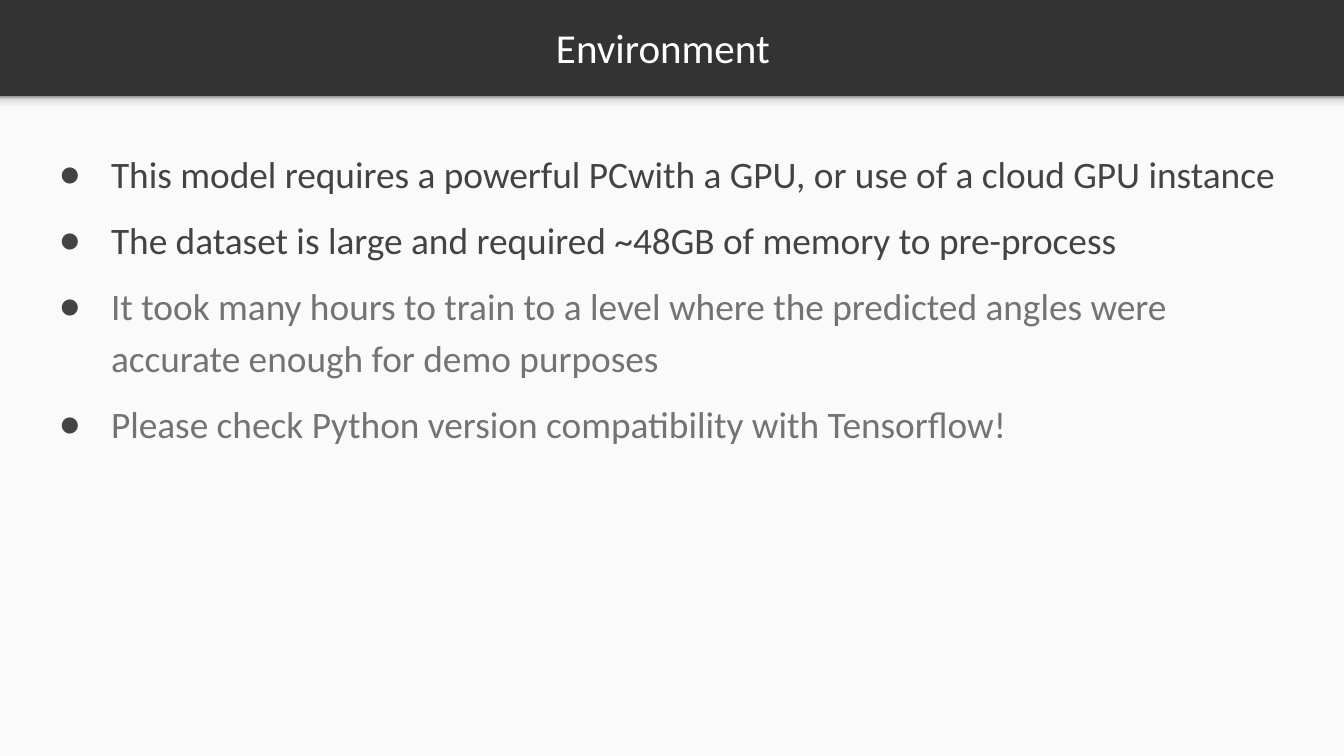
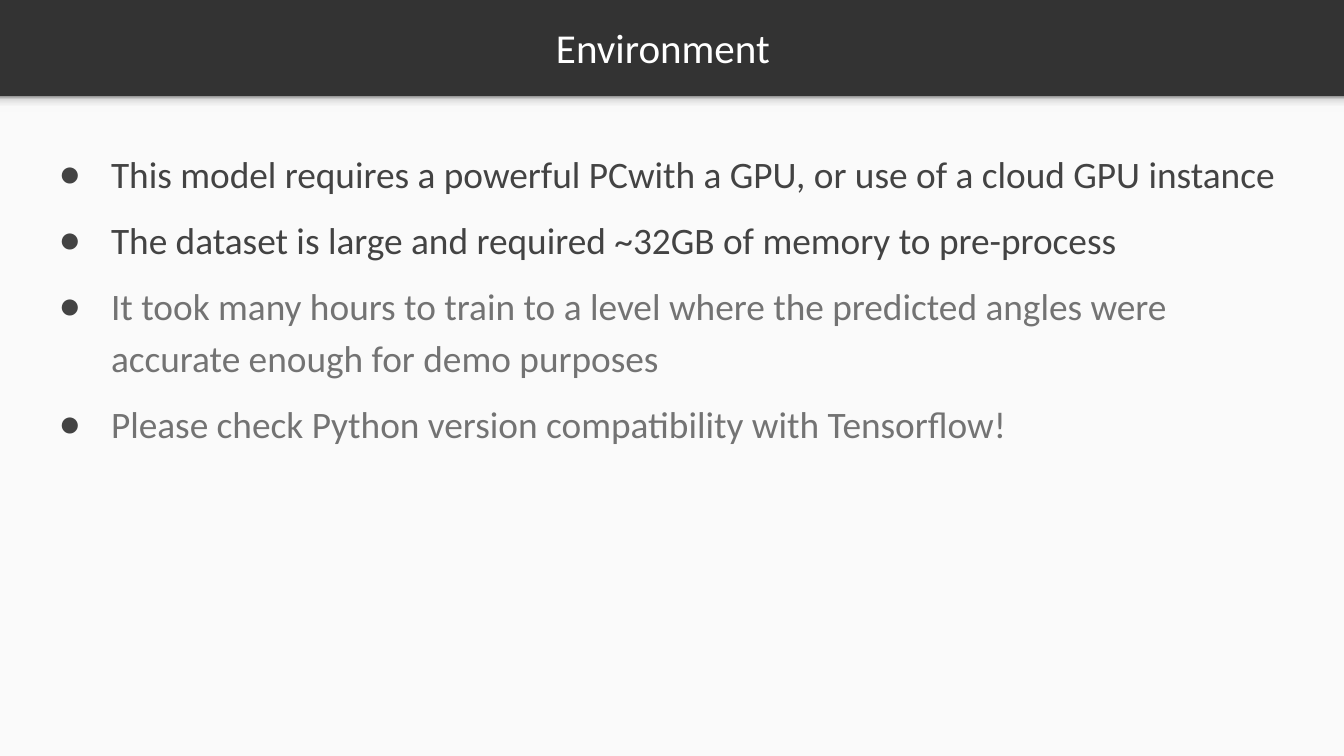
Before and after one commit to markstrefford/1.-Learning-Python-AI-by-Example, a slide deck: slide 9 of 3. Predicting Taxi Ride Duration/Slides/3.1.pptx. Drawn at 1344x756 pixels with LibreOffice and Linux fonts; fonts in the diff are those of the drawing. Boxes give left, top, right and bottom in pixels: in the first picture for what was removed or moved away, otherwise in the second. Text is boxed around its words. In the diff, an @@ line names an element or a change of style, - is before the commit and + after.

```diff
--- a/3. Predicting Taxi Ride Duration/Slides/3.1.pptx
+++ b/3. Predicting Taxi Ride Duration/Slides/3.1.pptx
@@ text at (x1=111, y1=228, x2=1116, y2=261): text changed @@
-● The dataset is large and required ~48GB of memory to pre-process
+● The dataset is large and required ~32GB of memory to pre-process
```
Also in this commit, not shown: 1 other slide changed, 5 other files.
